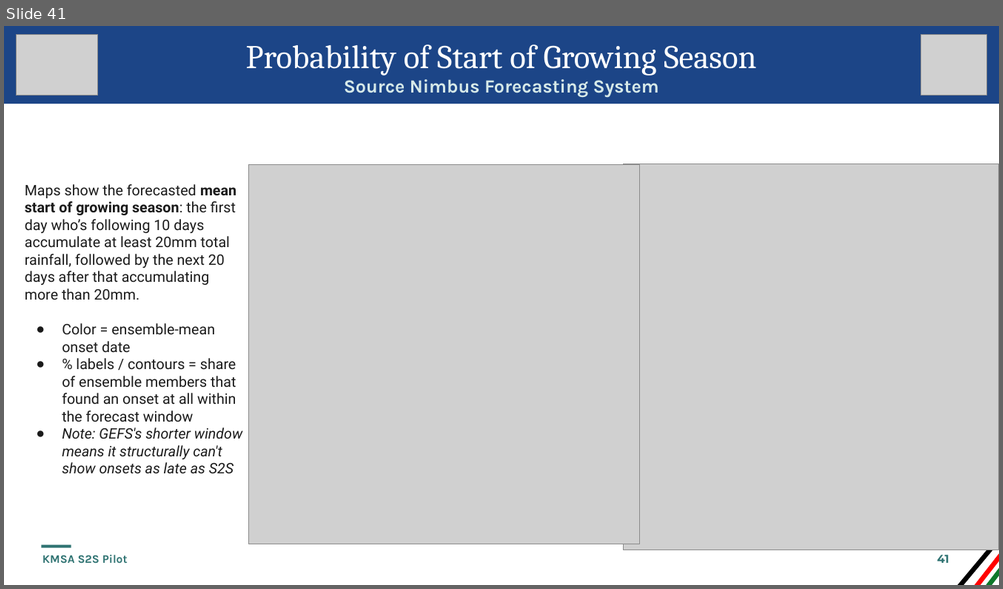
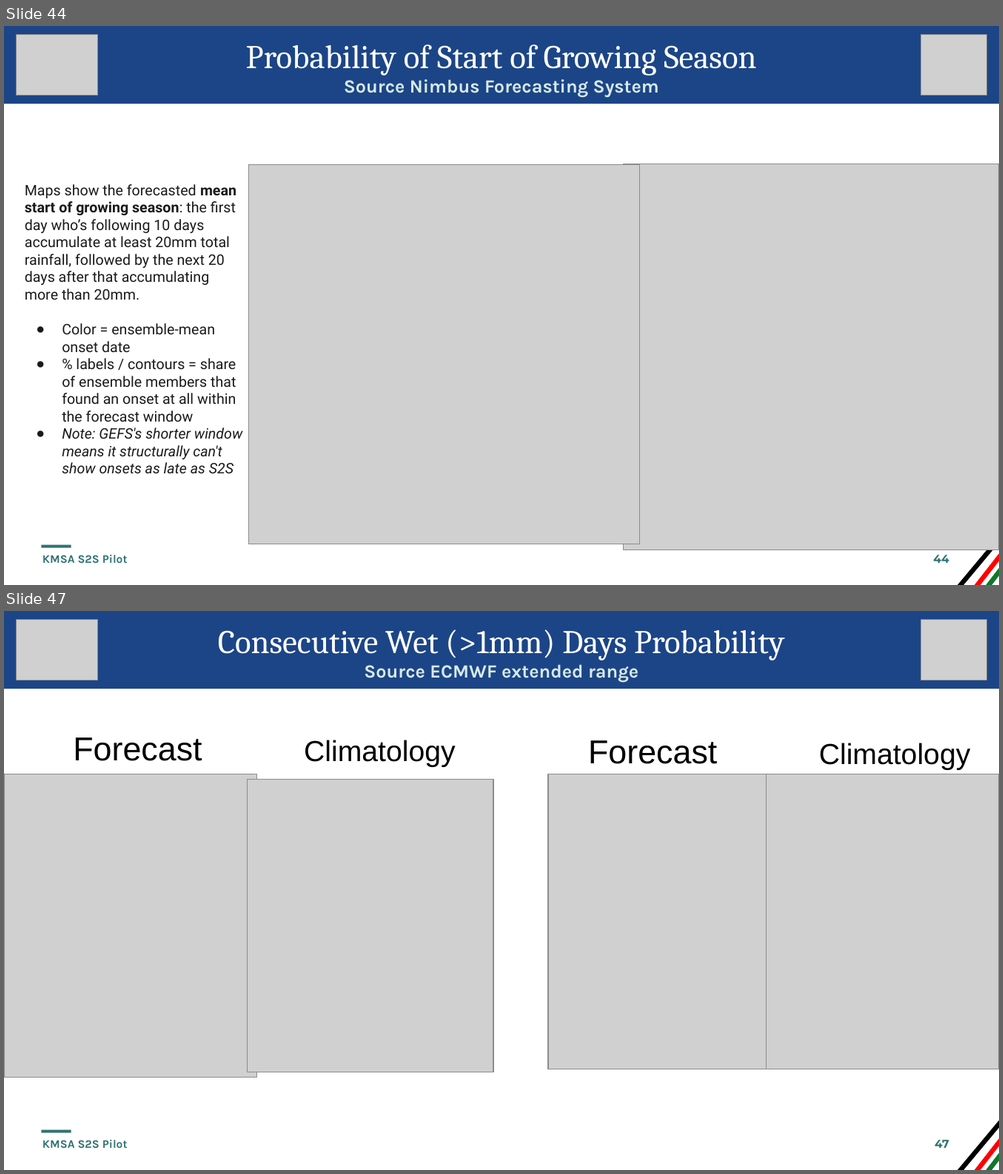
Before and after one commit to alecjong-lab/ECMWF-S2S4AFRICA, a slide deck: WeatherbriefingKenya_template3.pptx. Shown one above the other, each under a label of ours: slide 41 before the commit, slides 44 and 47 after it; the slides between them are not shown. The pictures are 1003x589 and 1003x1174 pixels, drawn with LibreOffice and Linux fonts; fonts in the diff are those of the drawing; grey boxes stand for pictures; background and template pictures are left out. Boxes give left, top, right and bottom in pixels: in the first picture for what was removed or moved away, otherwise in the second. Text is boxed around its words. In the diff, an @@ line names an element or a change of style, - is before the commit and + after.

Commit message:
Add climatology onset briefings
Adds new onset and wet-spell climatology visuals to the Kenya weather briefing deck, including ECMWF/GEFS 10 mm variants and reforecast-archive climatology plots. Updates the PPT template to include the new slide objects and marks those climatology images as optional in the briefing pipeline so the email still sends if archive fetches are missing. Also refreshes the rainfall onset climatology titles to show the current calendar date instead of reforecast counts.

```diff
--- a/WeatherbriefingKenya_template3.pptx
+++ b/WeatherbriefingKenya_template3.pptx
@@ slide 47 added at [4, 611, 999, 1170], background #FFFFFF; not listed: 5 template elements that a slide beside it also shows @@
@@ title added at [4, 611, 999, 689], fill #1C4587, 32 pt, text #FFFFFF @@
+Consecutive Wet (>1mm) Days Probability
@@ picture added at [16, 619, 98, 681] @@
@@ picture added at [921, 620, 987, 681] @@
@@ subtitle added at [364, 664, 638, 683], 18 pt, text #D7EAE9, bold @@
+Source ECMWF extended range
@@ text added at [73, 738, 202, 761], 32 pt, text #000000 @@
+Forecast
@@ text added at [304, 740, 455, 767], 28 pt, text #000000 @@
+Climatology
@@ text added at [588, 741, 717, 764], 32 pt, text #000000 @@
+Forecast
@@ text added at [819, 743, 970, 770], 28 pt, text #000000 @@
+Climatology
@@ picture added at [4, 775, 257, 1077] @@
@@ picture added at [247, 780, 493, 1073] @@
@@ picture added at [548, 775, 781, 1070] @@
@@ picture added at [765, 775, 999, 1070] @@
@@ page number added at [934, 1140, 949, 1148], 11 pt, text #2F7372, bold @@
+47
@@ what was slide 41 is now slide 44 @@
@@ page number at [933, 555, 948, 563]: text changed @@
-41
+44
```
Also in this commit, not shown: 1 slide changed, 4 other slides added, 2 other files.
